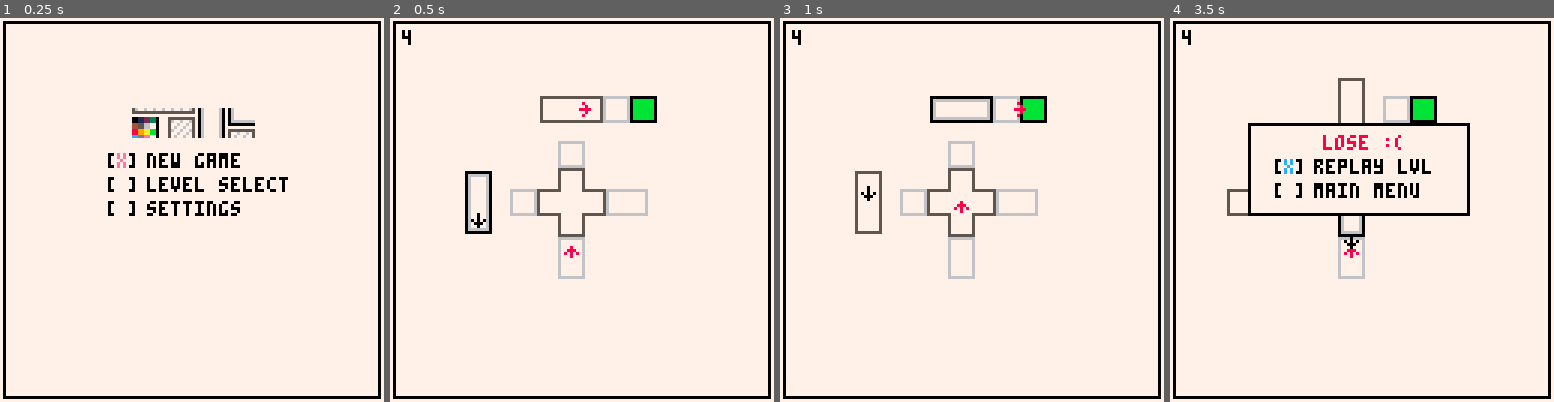
Above: before the commit, frames 1-4 (left to right).
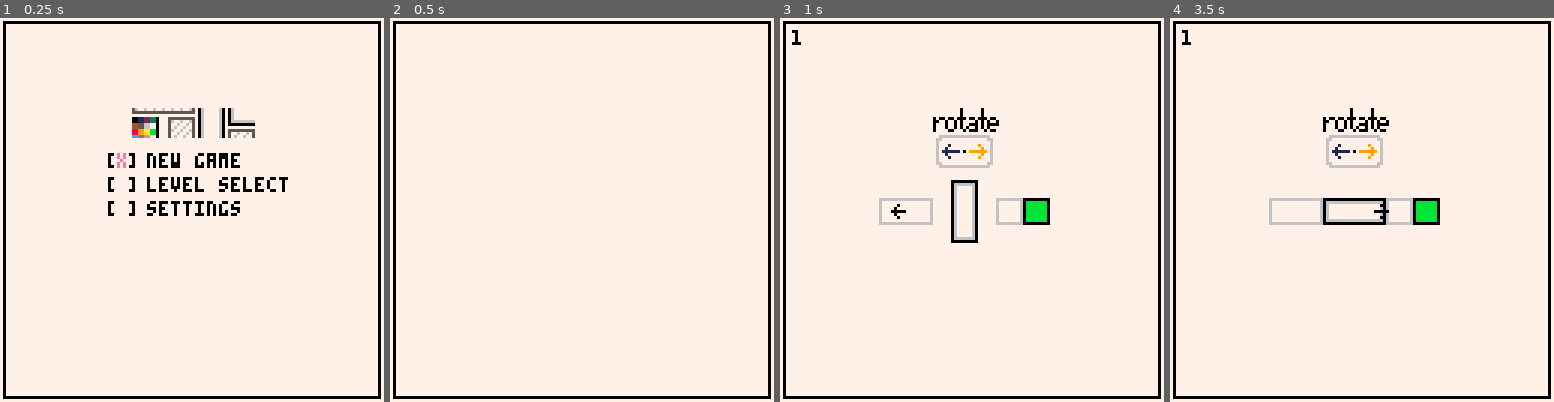
Above: after the commit, the same moments.

Repository: kreludan/rotatoes
Game: PICO-8 cartridge rotatoes.p8
Two runs of this game, one before a commit and one after it. Both use one fixed random seed, a clock stepped at 60 frames per second and the inputs below.
Inputs:
- Up to frame 1 (0.25 s): no input
- Up to frame 2 (0.5 s): tap X (X key) at 0.33 s
- Up to frame 3 (1 s): tap O (Z key) at 0.7 s
- Up to frame 4 (3.5 s): tap X (X key) at 1.07, 1.85, 2.97 s; hold Right 1.6-2.1 s; tap O (Z key) every 0.4 s from 1.7 to 3.3 s; hold Up 2.15-2.42 s; hold Right 2.47-3.03 s; hold Left from 3.08 s (still down)

Frame 1 is identical in both runs. In frame 2, 3.3% of the frame differs, in the area x 3-70%, y 3-68%; in frame 3, 5.0%; in frame 4, 6.4%, in the area x 3-79%, y 3-68%.

Commit message:
Preliminary level 5

Diff:
--- a/rotatoes.p8
+++ b/rotatoes.p8
@@ -12,7 +12,7 @@
   main_menu_option = 1
   level_select_option = 1
   global_game_speed = 1
-  level_num = 4 -- current level
+  level_num = 1 -- current level
   furthest_level_unlocked = get_furthest_level()
 end
 
@@ -35,6 +35,11 @@
   _init_tiles()
   _init_waypoints()
   _init_character_details()
+
+  for i = 1,5 do
+    flip()
+    _draw_ui_elements()
+  end
 end
 
 function _init_tiles()
@@ -51,9 +56,9 @@
   end
 
   _init_characters(character_blueprint)
+  _init_character_orientations()
   _init_rotators(rotator_blueprint)
   _init_static_tiles(static_tile_blueprint)
-  _init_character_orientations()
 end
 
 function _init_characters(character_blueprint)
@@ -988,7 +993,8 @@
     "1-goal,85,64|player,37,64-vert,61,64-corrend_left,37,64|corrend_right,46,64|corr_singleton,76,64|corr_singleton,85,64-right,0|right,1",
     "2-goal,85,64|player,31,64-horiz,31,64|vert,61,64-corr_singleton,46,64|corr_singleton,76,64|corr_singleton,85,64-right,0|right,1",
     "3-goal,99,64|enemy_basic,90,64|player,21,64-horiz,45,64|horiz,75,64-corrend_left,21,64|corrend_right,30,64|corr_singleton,60,64|corr_singleton,90,64|corr_singleton,99,64|corrend_left,45,79|corr_horiz,54,79|corr_horiz,63,79|corr_horiz,72,79|corrend_right,75,79-right,0|left,1|right,1",
-    "4-goal,84,30|enemy_basic,60,82|enemy_basic,60,30|player,29,61-vert,29,61|plus,60,61|horiz,60,30-corr_singleton,44,61|corrend_left,76,61|corrend_right,81,61|corrend_up,60,77|corrend_down,60,82|corr_singleton,60,45|corr_singleton,75,30|corr_singleton,84,30-right,0|right,1|right,1|right,1"
+    "4-goal,84,30|enemy_basic,60,82|enemy_basic,60,30|player,29,61-vert,29,61|plus,60,61|horiz,60,30-corr_singleton,44,61|corrend_left,76,61|corrend_right,81,61|corrend_up,60,77|corrend_down,60,82|corr_singleton,60,45|corr_singleton,75,30|corr_singleton,84,30-right,0|right,1|right,1|right,1",
+    "5-goal,101,60|enemy_basic,92,60|enemy_basic,69,60|player,19,87-plus,42,60|plus,76,60-corrend_down,19,87|corr_vert,19,78|corr_vert,19,69|corrend_right,26,60|corr_turn_upleft,19,60|corrend_left,58,60|corrend_right,60,60|corrend_down,42,44|corr_vert,42,41|corr_turn_upleft,42,32|corr_horiz,51,32|corr_horiz,60,32|corr_horiz,67,32|corr_turn_upright,76,32|corr_vert,76,41|corrend_down,76,44|corr_singleton,92,60|corr_singleton,101,60-right,0|left,1|left,1|right,1"
 }
 
 function draw_level_text()
--- a/src/0.global.lua
+++ b/src/0.global.lua
@@ -8,7 +8,7 @@
   main_menu_option = 1
   level_select_option = 1
   global_game_speed = 1
-  level_num = 4 -- current level
+  level_num = 1 -- current level
   furthest_level_unlocked = get_furthest_level()
 end
 
@@ -31,6 +31,11 @@
   _init_tiles()
   _init_waypoints()
   _init_character_details()
+
+  for i = 1,5 do
+    flip()
+    _draw_ui_elements()
+  end
 end
 
 function _init_tiles()
@@ -47,9 +52,9 @@
   end
 
   _init_characters(character_blueprint)
+  _init_character_orientations()
   _init_rotators(rotator_blueprint)
   _init_static_tiles(static_tile_blueprint)
-  _init_character_orientations()
 end
 
 function _init_characters(character_blueprint)
--- a/src/4.levels.lua
+++ b/src/4.levels.lua
@@ -22,7 +22,8 @@
     "1-goal,85,64|player,37,64-vert,61,64-corrend_left,37,64|corrend_right,46,64|corr_singleton,76,64|corr_singleton,85,64-right,0|right,1",
     "2-goal,85,64|player,31,64-horiz,31,64|vert,61,64-corr_singleton,46,64|corr_singleton,76,64|corr_singleton,85,64-right,0|right,1",
     "3-goal,99,64|enemy_basic,90,64|player,21,64-horiz,45,64|horiz,75,64-corrend_left,21,64|corrend_right,30,64|corr_singleton,60,64|corr_singleton,90,64|corr_singleton,99,64|corrend_left,45,79|corr_horiz,54,79|corr_horiz,63,79|corr_horiz,72,79|corrend_right,75,79-right,0|left,1|right,1",
-    "4-goal,84,30|enemy_basic,60,82|enemy_basic,60,30|player,29,61-vert,29,61|plus,60,61|horiz,60,30-corr_singleton,44,61|corrend_left,76,61|corrend_right,81,61|corrend_up,60,77|corrend_down,60,82|corr_singleton,60,45|corr_singleton,75,30|corr_singleton,84,30-right,0|right,1|right,1|right,1"
+    "4-goal,84,30|enemy_basic,60,82|enemy_basic,60,30|player,29,61-vert,29,61|plus,60,61|horiz,60,30-corr_singleton,44,61|corrend_left,76,61|corrend_right,81,61|corrend_up,60,77|corrend_down,60,82|corr_singleton,60,45|corr_singleton,75,30|corr_singleton,84,30-right,0|right,1|right,1|right,1",
+    "5-goal,101,60|enemy_basic,92,60|enemy_basic,69,60|player,19,87-plus,42,60|plus,76,60-corrend_down,19,87|corr_vert,19,78|corr_vert,19,69|corrend_right,26,60|corr_turn_upleft,19,60|corrend_left,58,60|corrend_right,60,60|corrend_down,42,44|corr_vert,42,41|corr_turn_upleft,42,32|corr_horiz,51,32|corr_horiz,60,32|corr_horiz,67,32|corr_turn_upright,76,32|corr_vert,76,41|corrend_down,76,44|corr_singleton,92,60|corr_singleton,101,60-right,0|left,1|left,1|right,1"
 }
 
 function draw_level_text()
--- a/src/utils/encode_level_as_string.lua
+++ b/src/utils/encode_level_as_string.lua
@@ -32,27 +32,36 @@
     return blueprint_string
 end
 
-level = {level_num = 4,
+level = {level_num = 5,
          character_blueprint = {
-             {"goal", 84, 30, "right", 0},
-             {"enemy_basic", 60, 82, "right", 1},
-             {"enemy_basic", 60, 30, "right", 1},
-             {"player", 29, 61, "right", 1}
+             {"goal", 101, 60, "right", 0},
+             {"enemy_basic", 92, 60, "left", 1},
+             {"enemy_basic", 69, 60, "left", 1},
+             {"player", 19, 87, "right", 1}
          },
          rotator_blueprint = {
-             { "vert", 29, 61 },
-             { "plus", 60, 61 },
-             { "horiz", 60, 30}
+             { "plus", 42, 60 },
+             { "plus", 76, 60 },
          },
          static_tile_blueprint = {
-             {"corr_singleton", 44, 61},
-             {"corrend_left", 76, 61 },
-             {"corrend_right", 81, 61 },
-             {"corrend_up", 60, 77},
-             {"corrend_down", 60, 82 },
-             {"corr_singleton", 60, 45},
-             {"corr_singleton", 75, 30},
-             {"corr_singleton", 84, 30}
+             {"corrend_down", 19, 87 },
+             {"corr_vert", 19, 78},
+             {"corr_vert", 19, 69},
+             {"corrend_right", 26, 60},
+             {"corr_turn_upleft", 19, 60},
+             {"corrend_left", 58, 60},
+             {"corrend_right", 60, 60},
+             {"corrend_down", 42, 44},
+             {"corr_vert", 42, 41},
+             {"corr_turn_upleft", 42, 32},
+             {"corr_horiz", 51, 32},
+             {"corr_horiz", 60, 32},
+             {"corr_horiz", 67, 32},
+             {"corr_turn_upright", 76, 32},
+             {"corr_vert", 76, 41},
+             {"corrend_down", 76, 44},
+             {"corr_singleton", 92, 60},
+             {"corr_singleton", 101, 60}
          }}
 
 level1 = {level_num = 1,
@@ -109,7 +118,30 @@
               { "corrend_right", 75, 79 }
           }}
 
-unused_level_1 = {level_num = 4,
+level4 = {level_num = 4,
+          character_blueprint = {
+              {"goal", 84, 30, "right", 0},
+              {"enemy_basic", 60, 82, "right", 1},
+              {"enemy_basic", 60, 30, "right", 1},
+              {"player", 29, 61, "right", 1}
+          },
+          rotator_blueprint = {
+              { "vert", 29, 61 },
+              { "plus", 60, 61 },
+              { "horiz", 60, 30}
+          },
+          static_tile_blueprint = {
+              {"corr_singleton", 44, 61},
+              {"corrend_left", 76, 61 },
+              {"corrend_right", 81, 61 },
+              {"corrend_up", 60, 77},
+              {"corrend_down", 60, 82 },
+              {"corr_singleton", 60, 45},
+              {"corr_singleton", 75, 30},
+              {"corr_singleton", 84, 30}
+          }}
+
+unused_level_1 = {level_num = 999,
                   character_blueprint = {
                       {"goal", 96, 30, "right", 0},
                       {"enemy_basic", 60, 45, "right", 1},
@@ -138,6 +170,6 @@
                       {"corr_singleton", 96, 30}
                   }}
 
-levels = {level1, level2, level3}
+levels = {level1, level2, level3, level4}
 
 print(encode_level_as_string(level))
